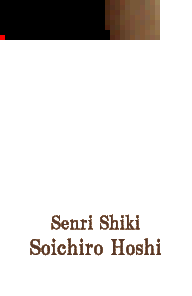
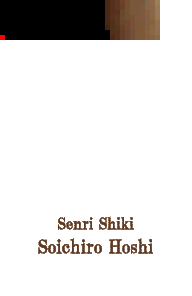
Comparing the layer stacks of the two 192px x 296px images. Changes:
painted on "Senri Shiki Soichiro Hoshi" over [30, 214, 161, 256]
